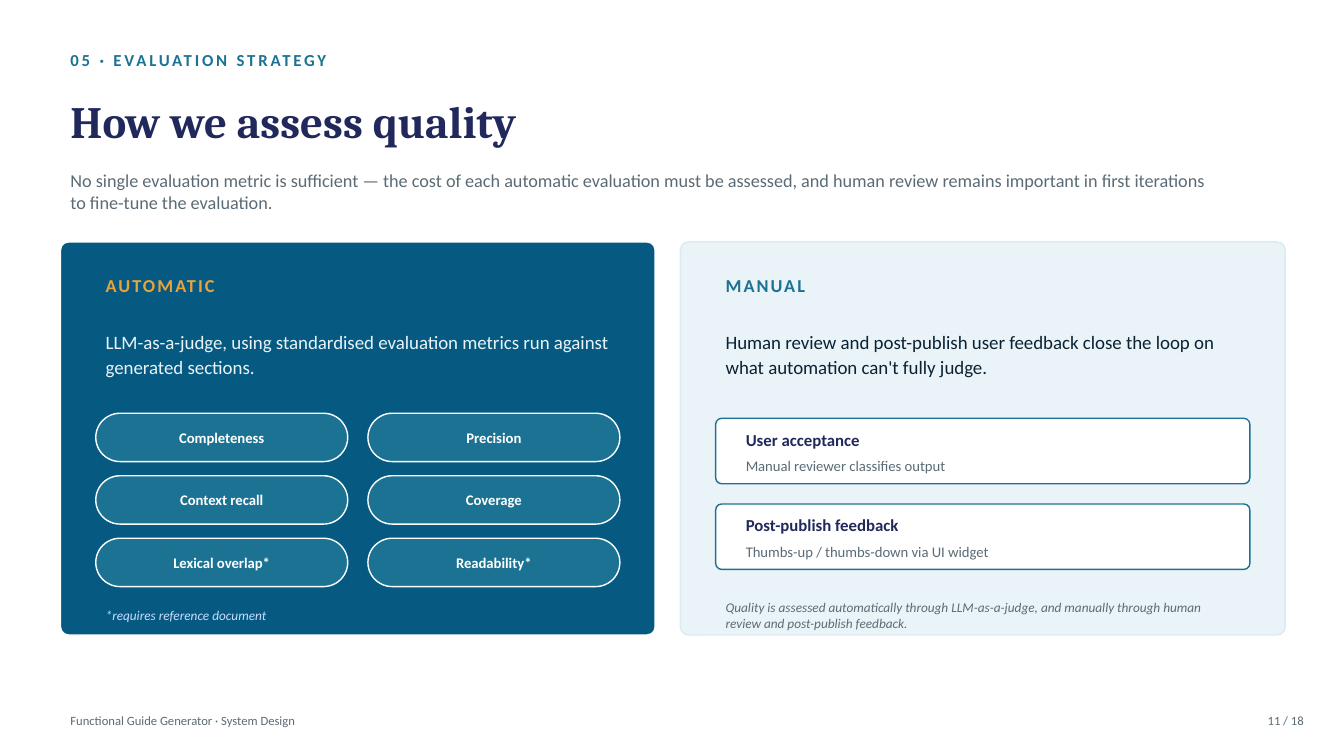
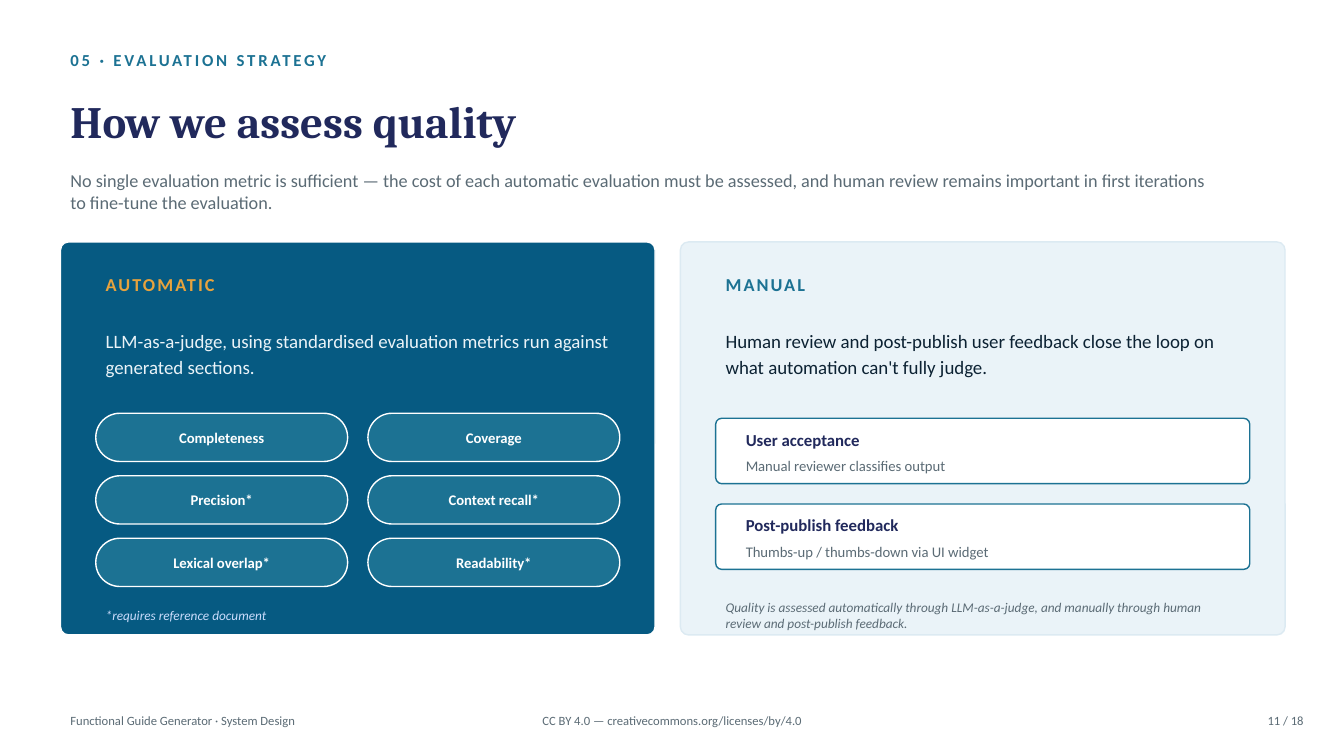
Before and after one commit to fvreys/ai-Functional-guide-generator, a slide deck: slide 11 of docs/Functional_Guide_Generator_System_Design.pptx. Drawn at 1344x756 pixels with LibreOffice and Linux fonts; fonts in the diff are those of the drawing. Boxes give left, top, right and bottom in pixels: in the first picture for what was removed or moved away, otherwise in the second. Text is boxed around its words. In the diff, an @@ line names an element or a change of style, - is before the commit and + after.

```diff
--- a/docs/Functional_Guide_Generator_System_Design.pptx
+++ b/docs/Functional_Guide_Generator_System_Design.pptx
@@ text "Coverage": place and size @@
-text "Coverage" at <box>466,495,522,508</box>
+text "Coverage" at <box>466,433,522,446</box>
@@ text at <box>191,494,253,505</box>: text changed @@
-Precision
+Precision*
@@ text at <box>449,494,539,505</box>: text changed @@
-Context recall
+Context recall*
@@ text added at <box>542,716,801,727</box>, 9 pt, text #5B6B75 @@
+CC BY 4.0 — creativecommons.org/licenses/by/4.0
```
Also in this commit, not shown: 17 other slides changed, 8 other files.
